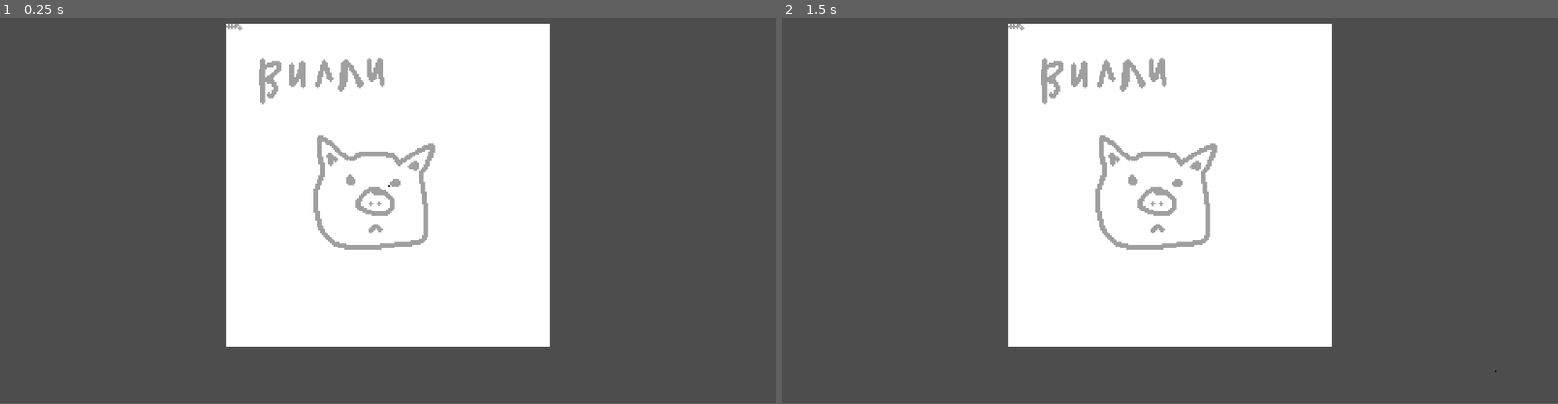
Above: before the commit, frames 1-2 (left to right).
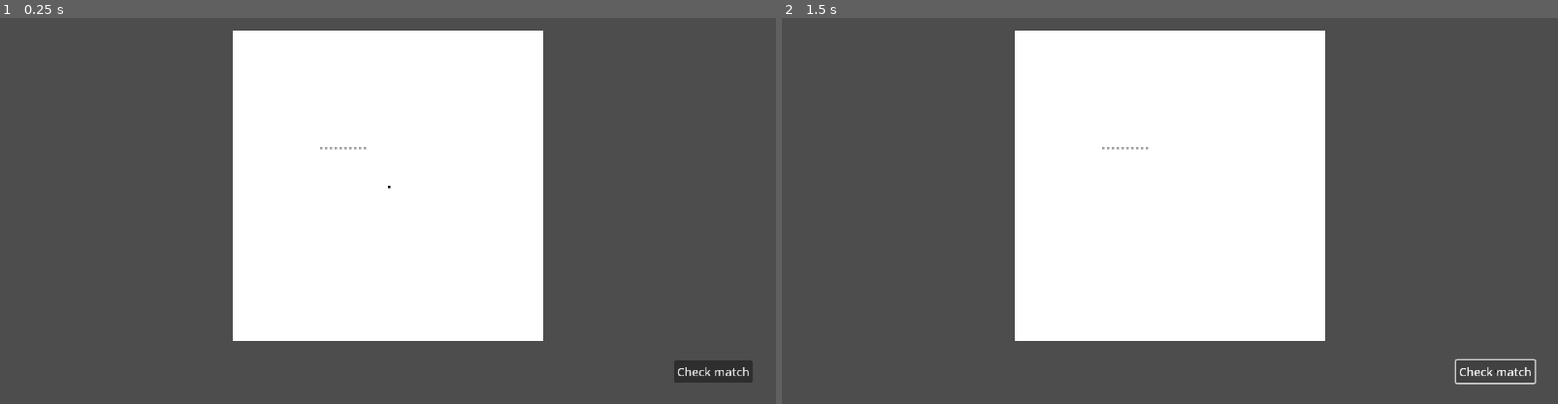
Above: after the commit, the same moments.

Repository: void22790/drunkink_ld58
Game: Godot game, scene res://scenes/root/main.tscn
Two runs of this game, one before a commit and one after it. Both use one fixed random seed, a clock stepped at 60 frames per second and the inputs below.
Inputs (mouse positions are in pixels of both pictures, inside the frame that each line leads up to):
- Up to frame 1 (0.25 s): no input
- Up to frame 2 (1.5 s): click (1495, 369) at 0.5 s, where only the run after the commit has a clickable "Check match"; click (1495, 369) at 1.25 s, where only the run after the commit has a clickable "Check match"
The window is 800x449 before the commit and 800x450 after it. Grey fills any space a smaller window leaves; there, only what the larger window draws over its background counts as a difference.

The runs differ from the first frame. In frame 1, 5.0% of the frame differs, in the area x 29-97%, y 1-95%; in frame 2, 4.7%.

Commit message:
Jitter shader and minor updates;

Diff:
--- a/project.godot
+++ b/project.godot
@@ -17,8 +17,8 @@
 
 [display]
 
-window/size/viewport_width=480
-window/size/viewport_height=270
+window/size/viewport_width=320
+window/size/viewport_height=180
 window/size/window_width_override=1920
 window/size/window_height_override=1080
 window/stretch/mode="canvas_items"
--- a/scenes/root/main.tscn
+++ b/scenes/root/main.tscn
@@ -19,3 +19,20 @@
 [node name="Cursor Layer" type="TileMapLayer" parent="Drawing Canvas"]
 tile_set = ExtResource("3_qo04j")
 collision_enabled = false
+
+[node name="Debug Menu" type="Control" parent="."]
+layout_mode = 3
+anchors_preset = 0
+offset_right = 320.0
+offset_bottom = 180.0
+
+[node name="MatchButton" type="Button" parent="Debug Menu"]
+layout_mode = 0
+offset_left = 278.0
+offset_top = 162.0
+offset_right = 386.0
+offset_bottom = 193.0
+scale = Vector2(0.3, 0.3)
+text = "Check match"
+
+[connection signal="pressed" from="Debug Menu/MatchButton" to="." method="_on_match_button_pressed"]
--- a/scripts/root/drawing_canvas.gd
+++ b/scripts/root/drawing_canvas.gd
@@ -4,12 +4,13 @@
 @onready var drawing_layer: TileMapLayer = $"Drawing Layer"
 @onready var cursor_layer: TileMapLayer = $"Cursor Layer"
 
-var canvas_size = Vector2i(200, 200)
+var canvas_size = Vector2i(128, 128)
 var canvas_position: Vector2
 var canvas_rect: Rect2i
 
 var tt_path = "res://graphics/tattoo/tt_test.png"
 var stencil_data: Array[Color]
+var stencil_ink
 
 var last_cursor_position : Vector2i
 
@@ -36,9 +37,14 @@
 func _get_stencil_data() -> void:
 	var texture: Texture2D = load(tt_path)
 	var image: Image = texture.get_image()
+	var ink = 0
 	for x in image.get_width():
 		for y in image.get_height():
-			stencil_data.append(image.get_pixel(x,y))
+			var color = image.get_pixel(x,y)
+			stencil_data.append(color)
+			if color == Color.BLACK:
+				ink += 1
+	stencil_ink = ink
 
 func _draw_stencil() -> void:
 	if stencil_data.is_empty():
--- a/scripts/root/main.gd
+++ b/scripts/root/main.gd
@@ -1,11 +1,29 @@
 extends Node2D
 
+@onready var drawing_canvas: Node2D = $"Drawing Canvas"
+
+var canvas_position: Vector2i
+var canvas_size: Vector2i
+var stencil_ink: int
 
 # Called when the node enters the scene tree for the first time.
 func _ready() -> void:
-	pass # Replace with function body.
-
+	canvas_position = drawing_canvas.canvas_position
+	canvas_size = drawing_canvas.canvas_size
+	stencil_ink = drawing_canvas.stencil_ink
 
 # Called every frame. 'delta' is the elapsed time since the previous frame.
 func _process(_delta: float) -> void:
 	pass
+
+func _on_match_button_pressed() -> void:
+	var ink = 0
+	for x in range(canvas_position.x, canvas_position.x + canvas_size.x):
+		for y in range(canvas_position.y, canvas_position.y + canvas_size.y):
+			var stencil_tile = drawing_canvas.stencil_layer.get_cell_atlas_coords(Vector2i(x,y))
+			var draw_tile = drawing_canvas.drawing_layer.get_cell_atlas_coords(Vector2i(x,y))
+			if draw_tile == Vector2i(1,0):
+				if stencil_tile == Vector2i(2,0):
+					ink += 1
+	var result: float = float(ink) / float(stencil_ink) * 100
+	print("Match %: ", result)
--- /dev/null
+++ b/shaders/jitter.gdshader
@@ -0,0 +1,14 @@
+shader_type canvas_item;
+
+uniform float intensity : hint_range(0.0, 10.0) = 2.0;
+uniform float frequency : hint_range(1.0, 60.0) = 12.0;
+
+float rand(vec2 co) {
+	return fract(sin(dot(co.xy, vec2(12.9898, 78.233))) * 43758.5453);
+}
+
+void vertex() {
+	float snap = floor(TIME * frequency) / frequency;
+	vec2 jitter = vec2(rand(UV + snap), rand(UV + snap + 1.0));
+	VERTEX.xy += (jitter - 0.5) * intensity;
+}
Binary file changed: graphics/tattoo/tt_test.png
Not shown, added: shaders/jitter.gdshader.uid
